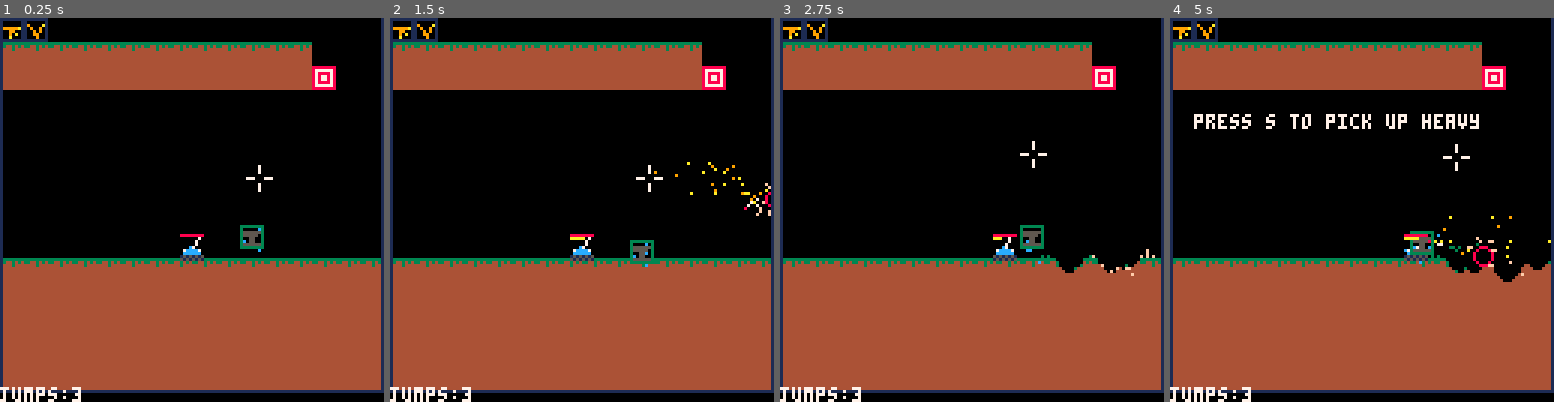
Above: before the commit, frames 1-4 (left to right).
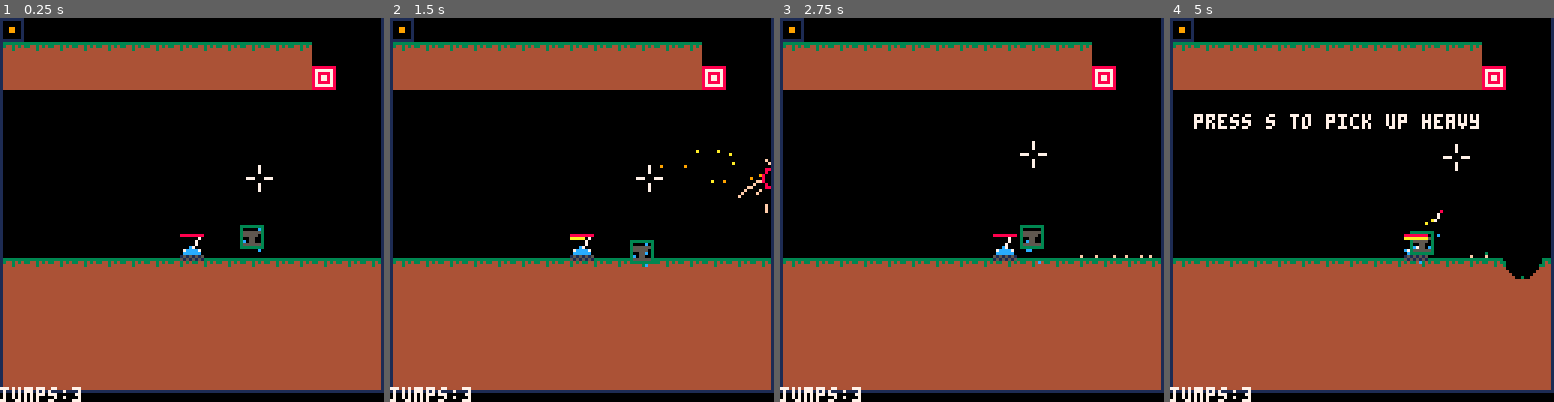
Above: after the commit, the same moments.

Repository: MarrMann/tanks.p8
Game: PICO-8 cartridge tanks.p8
The game is run twice, just before and just after one commit, with the same random seed, the same clock (stepped at 60 frames per second) and the same inputs.
Inputs:
- Up to frame 1 (0.25 s): no input
- Up to frame 2 (1.5 s): tap X (X key) at 0.33, 1.07 s; tap O (Z key) at 0.7 s
- Up to frame 3 (2.75 s): hold Right 1.6-2.1 s; tap O (Z key) at 1.7, 2.1, 2.5 s; tap X (X key) at 1.85 s; hold Up 2.15-2.42 s; hold Right from 2.47 s (still down)
- Up to frame 4 (5 s): tap O (Z key) every 0.4 s from 2.9 to 4.9 s; tap X (X key) at 2.97, 4.08 s; release Right at 3.03 s; hold Left 3.08-3.58 s; hold Down 3.63-3.97 s; hold Right 4.02-4.68 s; hold Up from 4.73 s (still down)

The runs differ from the first frame. In frame 1, 0.3% of the frame differs, in the area x 0-13%, y 0-7%; in frame 2, 0.7%; in frame 3, 0.9%; in frame 4, 1.4%, in the area x 0-100%, y 0-69%.

Commit message:
reset initial state

Diff:
--- a/tanks.p8
+++ b/tanks.p8
@@ -35,16 +35,10 @@
 		cur_cd=0,
 		jumps = 3,
 		shot = {
-			name = shot_types.split.name,
-			spr = shot_types.split.spr,
+			name = shot_types.basic.name,
+			spr = shot_types.basic.spr,
 			modifiers = {
 			},
-			child = {
-				name = shot_types.bounce.name,
-				spr = shot_types.bounce.spr,
-				modifiers = {
-				},
-			}
 		}
 	}
 	load_room(0,0)
@@ -2074,7 +2068,7 @@
 
 	if gameover then
 		print("game over", 42, 60, 8)
-		print("press ❎ to restart", 24, 70, 8)
+		print("press 🅾️ to restart", 24, 70, 8)
 		return
 	end
 	draw_bar(p.cur_cd,p.cd,p.x,p.y-6,10)
